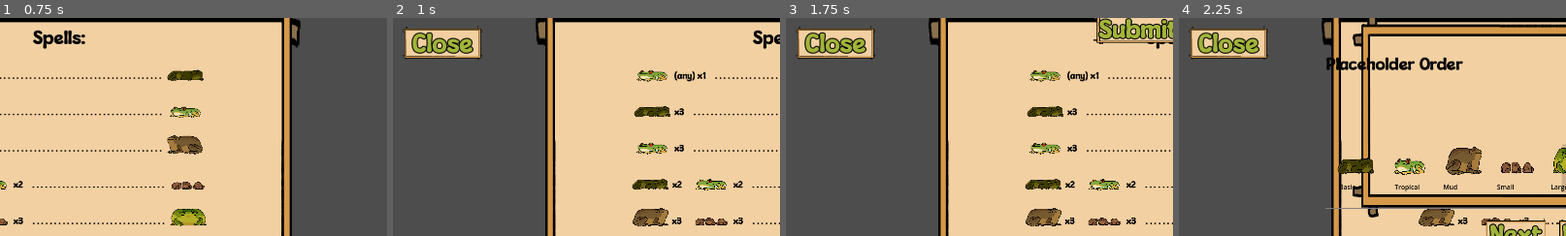
Above: before the commit, frames 1-4 (left to right).
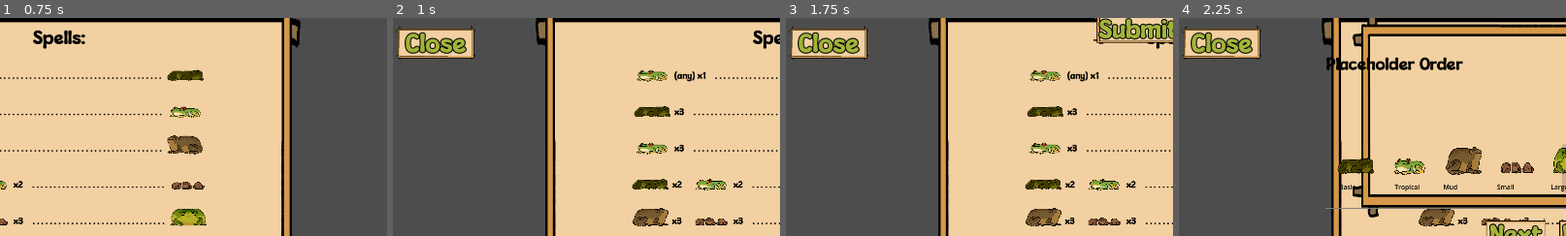
Above: after the commit, the same moments.

Repository: NotTom31/FroggeeToadems
Game: Godot game, scene res://Scenes/Levels/Test/Main-Scene-Tom.tscn
The game is run twice, just before and just after one commit, with the same random seed, the same clock (stepped at 60 frames per second) and the same inputs. This scene is started directly instead of the project's main scene.
Inputs:
- Up to frame 1 (0.75 s): click "Spells" at 0.5 s
- Up to frame 2 (1 s): no input
- Up to frame 3 (1.75 s): click "Open Shop" at 1.25 s
- Up to frame 4 (2.25 s): click "Next" at 2 s
The pictures show only the part of the screen within x 0-50%, y 7-57%; the shares and areas given below are measured in that part.

Frame 1 is identical in both runs. In frame 2, 1.8% of the frame differs, in the area x 0-24%, y 3-20%; in frame 3, 1.8%; in frame 4, 1.8%.
Error in both runs: Invalid call. Nonexistent function 'reset_cursor' in base 'Window'. (res://Code/Managers/LevelManager.gd:302)

Commit message:
move spells close button

Diff:
--- a/Scenes/UI/spell_ui.tscn
+++ b/Scenes/UI/spell_ui.tscn
@@ -2076,9 +2076,9 @@
 
 [node name="CloseButton" parent="Control" instance=ExtResource("2_a30l4")]
 layout_mode = 0
-offset_left = 37.0
+offset_left = 20.0
 offset_top = 115.0
-offset_right = 209.0
+offset_right = 192.0
 offset_bottom = 183.0
 text = "Close"
 
